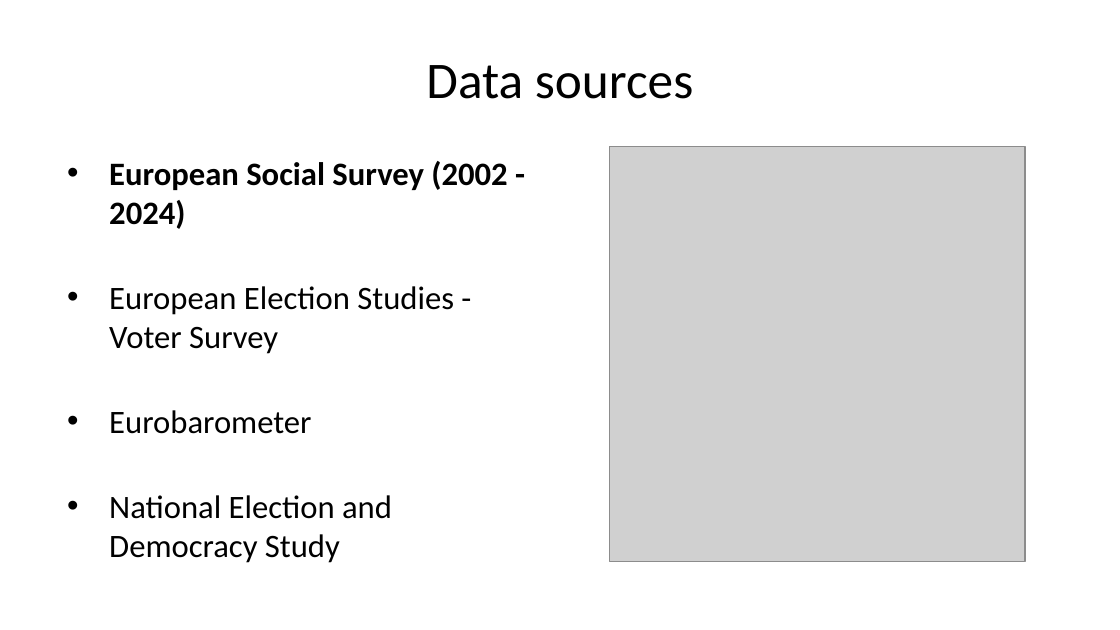
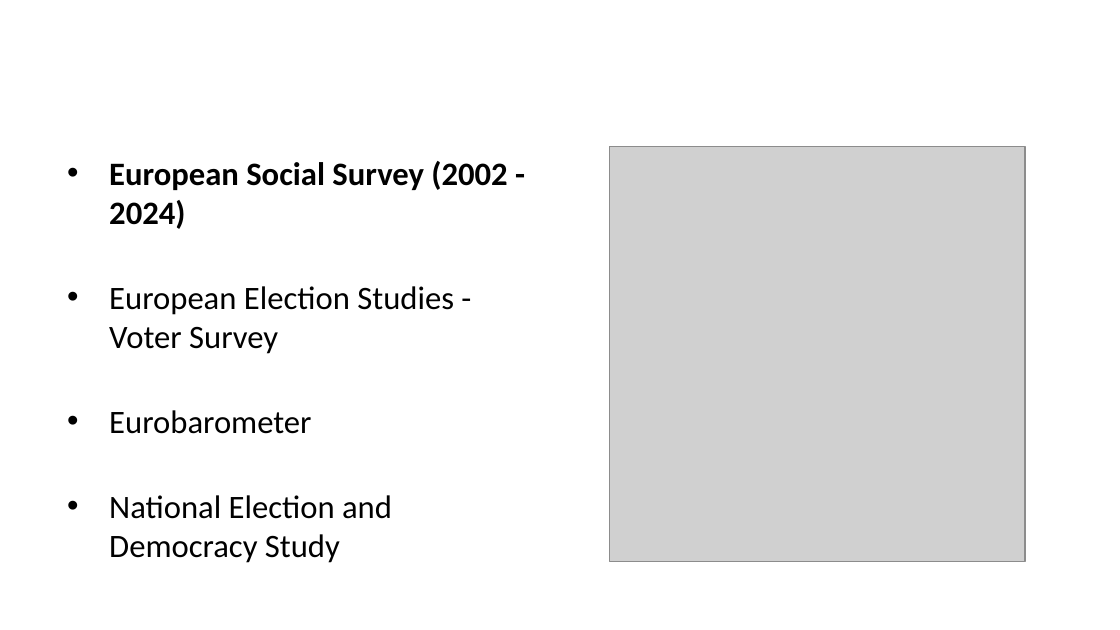
Before and after one commit to danielcapistrano/cfi_redistribution, a slide deck: slide 5 of docs/presentation.pptx (slide 8 before the commit). Drawn at 1120x630 pixels with LibreOffice and Linux fonts; fonts in the diff are those of the drawing; grey boxes stand for pictures. Boxes give left, top, right and bottom in pixels: in the first picture for what was removed or moved away, otherwise in the second. Text is boxed around its words. In the diff, an @@ line names an element or a change of style, - is before the commit and + after.

```diff
--- a/docs/presentation.pptx
+++ b/docs/presentation.pptx
@@ title removed at (x1=426, y1=65, x2=693, y2=99) @@
-Data sources
```
Also in this commit, not shown: 13 other slides changed, 14 slides added, 11 slides removed, 41 other files.
